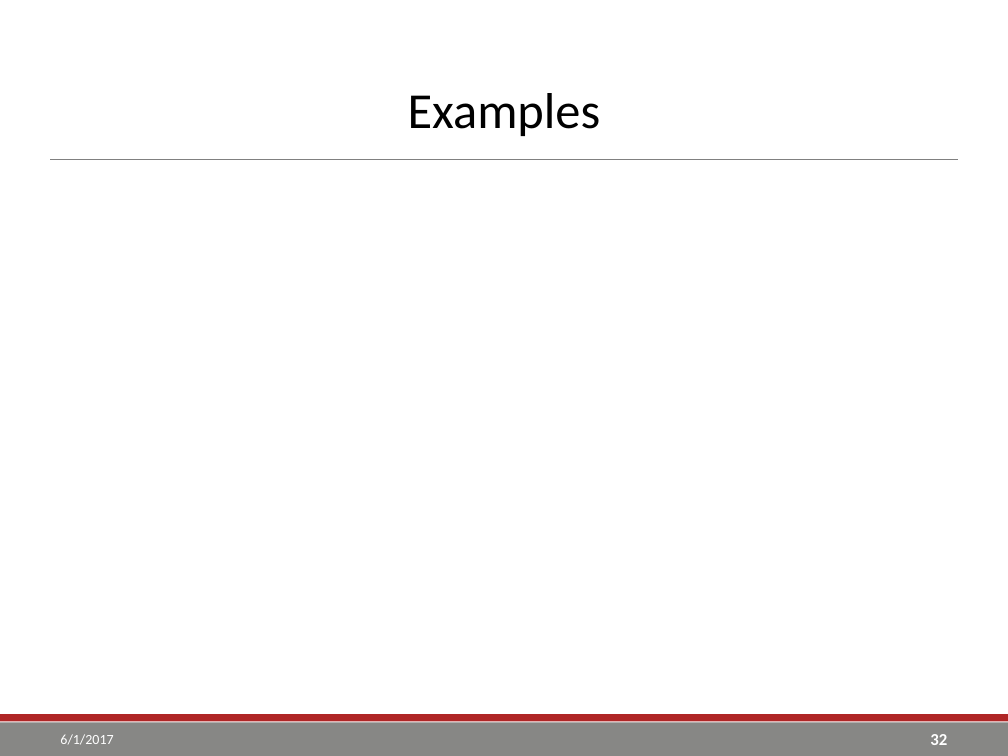
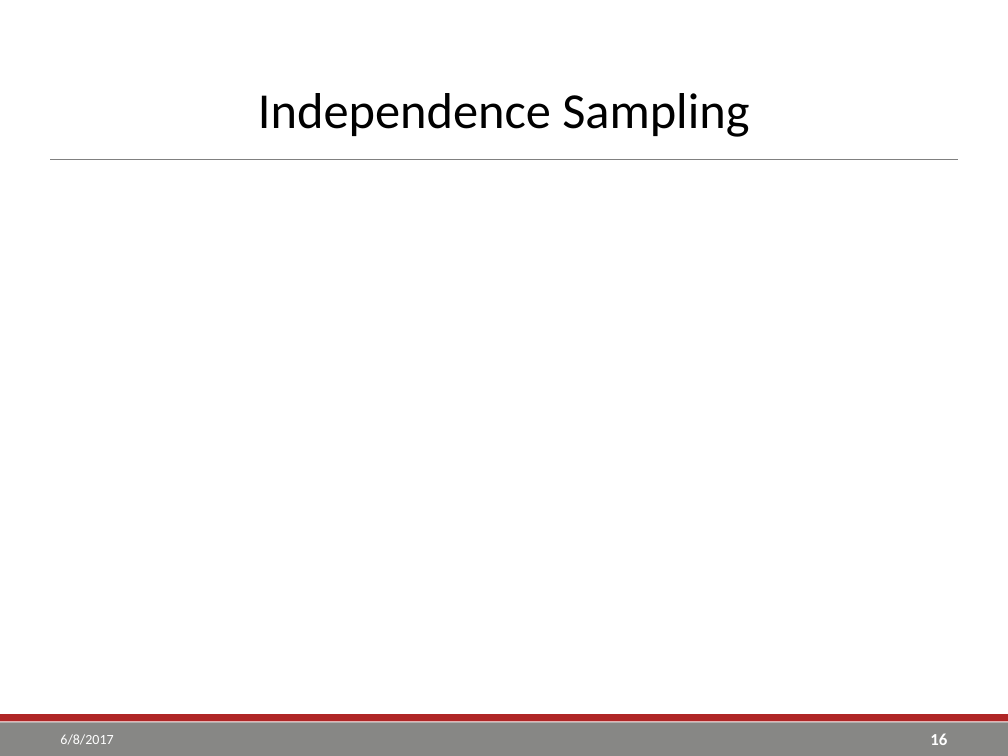
Before and after one commit to go-yohan/sppcredit, a slide deck: slide 16 of ppt/SPP TCR Reference Price Calculation.pptx (slide 32 before the commit). Drawn at 1008x756 pixels with LibreOffice and Linux fonts; fonts in the diff are those of the drawing; grey boxes stand for pictures; background and template pictures are left out. Boxes give left, top, right and bottom in pixels: in the first picture for what was removed or moved away, otherwise in the second. Text is boxed around its words. In the diff, an @@ line names an element or a change of style, - is before the commit and + after.

```diff
--- a/ppt/SPP TCR Reference Price Calculation.pptx
+++ b/ppt/SPP TCR Reference Price Calculation.pptx
@@ title at [258,93,749,137]: text changed @@
-Examples
+Independence Sampling
@@ text at [60,734,113,745]: text changed @@
-6/1/2017
+6/8/2017
@@ page number at [930,733,947,745]: text changed @@
-32
+16
```
Also in this commit, not shown: 54 other slides changed, 1 slide added, 1 slide removed, 3 other files.
